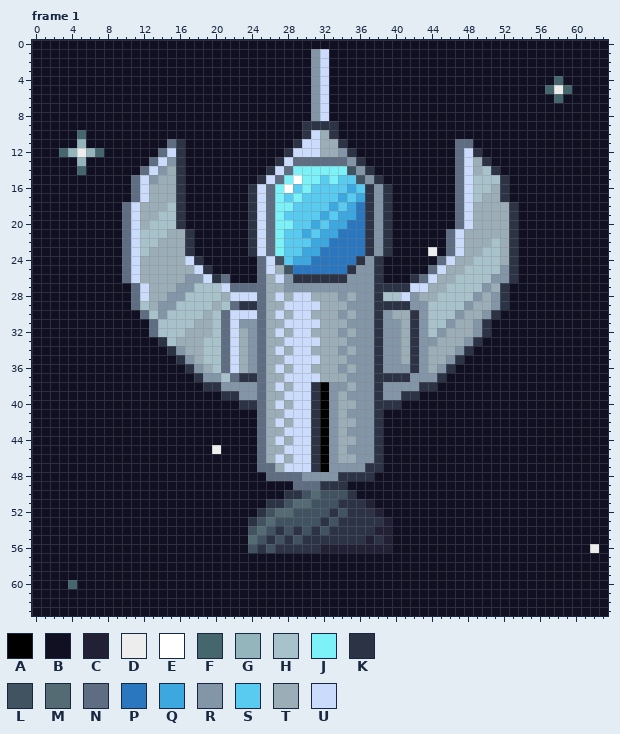
Edited in one commit: pixel-art file (Assets/Graphics/spaceship.ase). The picture above is the old version.
64x64 pixels, 1 frame. Colours within 5 levels of each other are drawn and written as one. Shown: frame 1. The commit also changed other frames, which this record leaves out.
Visible layers, top first: "body v2", "reactor", "wings", "weapons", "bg".
Palette (. is transparent): A #000000  B #110f22  C #222034  D #ededed  E #ffffff  F #45666d  G #94b5bc  H #a7c2ca  J #7cf1f7  K #2b3345  L #415261  M #546b73  N #5e6d82  P #2a77bf  Q #3da7e0  R #8296a7  S #59caf0  T #9badb7  U #cbdbfc
Pixels before, frame 1 (only the part around the change), first column x 0:
 0 BBBBBBBBBBBBBBBBBBBBBBBBBBBBBBBBBBBBBBBBBBBBBBBBBBBBBBBBBBBBBBBB
 1 BBBBBBBBBBBBBBBBBBBBBBBBBBBBBBBRUBBBBBBBBBBBBBBBBBBBBBBBBBBBBBBB
 2 BBBBBBBBBBBBBBBBBBBBBBBBBBBBBBBRUBBBBBBBBBBBBBBBBBBBBBBBBBBBBBBB
 3 BBBBBBBBBBBBBBBBBBBBBBBBBBBBBBBRUBBBBBBBBBBBBBBBBBBBBBBBBBBBBBBB
 4 BBBBBBBBBBBBBBBBBBBBBBBBBBBBBBBRUBBBBBBBBBBBBBBBBBBBBBBBBBFBBBBB
 5 BBBBBBBBBBBBBBBBBBBBBBBBBBBBBBBRUBBBBBBBBBBBBBBBBBBBBBBBBFDFBBBB
 6 BBBBBBBBBBBBBBBBBBBBBBBBBBBBBBBRUBBBBBBBBBBBBBBBBBBBBBBBBBFBBBBB
 7 BBBBBBBBBBBBBBBBBBBBBBBBBBBBBBBRUBBBBBBBBBBBBBBBBBBBBBBBBBBBBBBB
 8 BBBBBBBBBBBBBBBBBBBBBBBBBBBBBBBRUBBBBBBBBBBBBBBBBBBBBBBBBBBBBBBB
 9 BBBBBBBBBBBBBBBBBBBBBBBBBBBBBBKKKKBBBBBBBBBBBBBBBBBBBBBBBBBBBBBB
10 BBBBBFBBBBBBBBBBBBBBBBBBBBBBBBKUTKBBBBBBBBBBBBBBBBBBBBBBBBBBBBBB
11 BBBBBGBBBBBBBBBNKBBBBBBBBBBBBKUUTTKBBBBBBBBBBBBNNBBBBBBBBBBBBBBB
12 BBBFGDGFBBBBBBNUKBBBBBBBBBBBKUUUTTRKBBBBBBBBBBBNUKBBBBBBBBBBBBBB
13 BBBBBGBBBBBBBNURKBBBBBBBBBBKUNNNNNNRKBBBBBBBBBBNUTKBBBBBBBBBBBBB
14 BBBBBFBBBBBBNURTKBBBBBBBBBKUNJJJJJJLRKBBBBBBBBBNUTHKBBBBBBBBBBBB
15 BBBBBBBBBBBNURTTKBBBBBBBBKUNJEJJSJSSLRKBBBBBBBBNUHHHKBBBBBBBBBBB
16 BBBBBBBBBBBNUTTTKBBBBBBBKUNJESJSSSSQSKRKBBBBBBBNUHHTKBBBBBBBBBBB
17 BBBBBBBBBBBNUTTTKBBBBBBBKUNJSJSSSSQSQKRKBBBBBBBNUHTTKBBBBBBBBBBB
18 BBBBBBBBBBNUTTTHKBBBBBBBKUNJJSSSSQSQPKRKBBBBBBBNUTTTTKBBBBBBBBBB
19 BBBBBBBBBBNUTTHHKBBBBBBBKUNJSSSSQSQQPKRKBBBBBBBNUTTTTKBBBBBBBBBB
20 BBBBBBBBBBNUTHHHKBBBBBBBKUNJJSSQSQQPPKRKBBBBBBBNUTTTTKBBBBBBBBBB
21 BBBBBBBBBBNUHHHTTKBBBBBBKUNJSSQSQQPPPKRKBBBBBBNUTTTTTKBBBBBBBBBB
22 BBBBBBBBBBNUHHTTTKBBBBBBKUNJSSSQQPPPPKRKBBBBBBNUTTTHTKBBBBBBBBBB
23 BBBBBBBBBBNUHTTTTKBBBBBBKUNJSSQQPPPPPKRKBBBBDBNUTTHHTKBBBBBBBBBB
24 BBBBBBBBBBNUTTTTTUKBBBBBBNULSQQPPPPPKRKBBBBBBNUTTHHHTKBBBBBBBBBB
25 BBBBBBBBBBNUTTTTTTUKBBBBBNUTLPPPPPPKRRKBBBBBNUTTHHHHRKBBBBBBBBBB
26 BBBBBBBBBBNUTTTTTRRUKNBBBNTURKKKKKKRRRKBBBKNUTTHHHHRRKBBBBBBBBBB
27 BBBBBBBBBBBNUTTTRRHHHUNNNNTTRRRRRRRRRRKKKKUUTTHHHHRTKBBBBBBBBBBB
28 BBBBBBBBBBBNUTTRRHHHHTUUUNTUTUUTTTRTRRKHHURTTHHHHRTRKBBBBBBBBBBB
29 BBBBBBBBBBBNHTRRHHHHTHNKKNTTUUUUTTTRRRKKKKRRHHHHRTTRKBBBBBBBBBBB
30 BBBBBBBBBBBBNHRHHHHTHNUUUNTUTUUTTTRTRRKRTTKRHHHRTTRKBBBBBBBBBBBB
31 BBBBBBBBBBBBBNHHHHTTHNURRNTTUUUUTTTRRRKRRTKRHHRTTRKBBBBBBBBBBBBB
32 BBBBBBBBBBBBBNHHHTTTHNUTRNTUTUUTTTRTRRKRRTKRHRTTTRKBBBBBBBBBBBBB
33 BBBBBBBBBBBBBBKHTTTHHNUTRNTTUUUUTTTRRRKRRTKRRTTTRKBBBBBBBBBBBBBB
34 BBBBBBBBBBBBBBBKRTTHHNUTRNTUTUUTTTRTRRKRRTKRTTTRKBBBBBBBBBBBBBBB
35 BBBBBBBBBBBBBBBBKRTHHNUTRNTTUUUUTTTRRRKRRTKRTTRKBBBBBBBBBBBBBBBB
36 BBBBBBBBBBBBBBBBBKRTHNUTRNTUTUUTTTRTRRKRRRKRTRKBBBBBBBBBBBBBBBBB
37 BBBBBBBBBBBBBBBBBBKRRHNKKNTTUUUUTTTRRRKKKKRRRKBBBBBBBBBBBBBBBBBB
38 BBBBBBBBBBBBBBBBBBBKKRRRRNTUTUUKARRTRRKRRRRKKBBBBBBBBBBBBBBBBBBB
39 BBBBBBBBBBBBBBBBBBBBBKKRRNTTUUUKARTRRRKRRKKBBBBBBBBBBBBBBBBBBBBB
40 BBBBBBBBBBBBBBBBBBBBBBBKKNTUTUUKARTTRRKKKBBBBBBBBBBBBBBBBBBBBBBB
41 BBBBBBBBBBBBBBBBBBBBBBBBBNTTUUUKARTRRRKBBBBBBBBBBBBBBBBBBBBBBBBB
42 BBBBBBBBBBBBBBBBBBBBBBBBBNTUTUUKARTTRRKBBBBBBBBBBBBBBBBBBBBBBBBB
43 BBBBBBBBBBBBBBBBBBBBBBBBBNTTUUUKARTRRRKBBBBBBBBBBBBBBBBBBBBBBBBB
44 BBBBBBBBBBBBBBBBBBBBBBBBBNTUTUUKARTTRRKBBBBBBBBBBBBBBBBBBBBBBBBB
45 BBBBBBBBBBBBBBBBBBBBDBBBBNTTUUUKARTRRRKBBBBBBBBBBBBBBBBBBBBBBBBB
46 BBBBBBBBBBBBBBBBBBBBBBBBBNTUTUUKARTTRRKBBBBBBBBBBBBBBBBBBBBBBBBB
47 BBBBBBBBBBBBBBBBBBBBBBBBBNNTUUUKARRRRKKBBBBBBBBBBBBBBBBBBBBBBBBB
48 BBBBBBBBBBBBBBBBBBBBBBBBBBNNNNRRRRKKKKBBBBBBBBBBBBBBBBBBBBBBBBBB
49 BBBBBBBBBBBBBBBBBBBBBBBBBBBBBNNNKKKBBBBBBBBBBBBBBBBBBBBBBBBBBBBB
50 BBBBBBBBBBBBBBBBBBBBBBBBBBBBKKLMLLLKBBBBBBBBBBBBBBBBBBBBBBBBBBBB
51 BBBBBBBBBBBBBBBBBBBBBBBBBBKKLMMLLLKKKCBBBBBBBBBBBBBBBBBBBBBBBBBB
52 BBBBBBBBBBBBBBBBBBBBBBBBBKLMMLLLLKLKKKCBBBBBBBBBBBBBBBBBBBBBBBBB
53 BBBBBBBBBBBBBBBBBBBBBBBBKLMLLLLLKLKKKKKCBBBBBBBBBBBBBBBBBBBBBBBB
54 BBBBBBBBBBBBBBBBBBBBBBBBLMLKLKLKLKKKKKCCBBBBBBBBBBBBBBBBBBBBBBBB
55 BBBBBBBBBBBBBBBBBBBBBBBBMLKLKLKKKKKKKCKCBBBBBBBBBBBBBBBBBBBBBBBB
56 BBBBBBBBBBBBBBBBBBBBBBBBLKLKKKKKCCCCCCCCBBBBBBBBBBBBBBBBBBBBBBDB
57 BBBBBBBBBBBBBBBBBBBBBBBBBBBBBBBBBBBBBBBBBBBBBBBBBBBBBBBBBBBBBBBB
58 BBBBBBBBBBBBBBBBBBBBBBBBBBBBBBBBBBBBBBBBBBBBBBBBBBBBBBBBBBBBBBBB
59 BBBBBBBBBBBBBBBBBBBBBBBBBBBBBBBBBBBBBBBBBBBBBBBBBBBBBBBBBBBBBBBB
60 BBBBFBBBBBBBBBBBBBBBBBBBBBBBBBBBBBBBBBBBBBBBBBBBBBBBBBBBBBBBBBBB
61 BBBBBBBBBBBBBBBBBBBBBBBBBBBBBBBBBBBBBBBBBBBBBBBBBBBBBBBBBBBBBBBB
62 BBBBBBBBBBBBBBBBBBBBBBBBBBBBBBBBBBBBBBBBBBBBBBBBBBBBBBBBBBBBBBBB
63 BBBBBBBBBBBBBBBBBBBBBBBBBBBBBBBBBBBBBBBBBBBBBBBBBBBBBBBBBBBBBBBB
After:
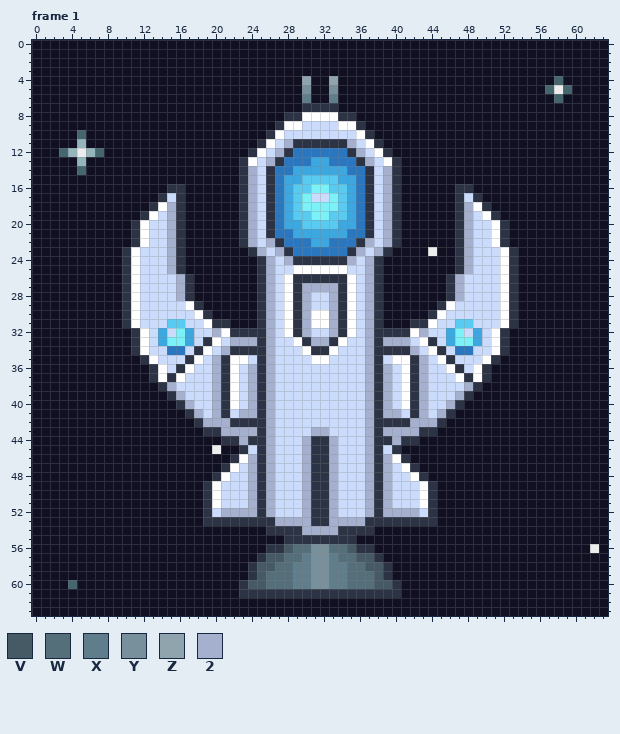
Colours new in this view: V #455a64  W #546e7a  X #607d8b  Y #78909c  Z #90a4ae  2 #a5b0cf
The edit:
layer "ship v3/weapons" added
layer "ship v3/wings" added
layer "ship v3/reactor" added
layer "ship v3/body v2" added
layer "weapons" removed
layer "wings" removed
layer "reactor" removed
layer "body v2" removed
Changed rows in their new state; - is an unchanged pixel.
Frame 1:
first column x 10:
 1 ---------------------BB---------------------
 2 ---------------------BB---------------------
 3 ---------------------BB---------------------
 4 --------------------ZBBZ--------------------
 5 --------------------YBBY--------------------
 6 --------------------XBBX--------------------
 7 --------------------KKKK--------------------
 8 ------------------KKEEEEKK------------------
 9 -----------------KEEUUUUEEK-----------------
10 ----------------KEUUU-UUUUEK----------------
11 -----BB--------KEU2-KKKK-2UEK--------BB-----
12 ----BBB-------KEU2-PPPPPP-2UEK-------BBB----
13 ---BBBB------KEU2-PPPQQPPP-2UEK------BBBB---
14 --BBBBB------K2U-PPQQQQQQPP-U2K------BBBBB--
15 -BBBBBB------K2UKPQQSS-SQQPKU2K------BBBBBB-
16 -BBBBK-------K2-KPQ-SJJ---P-U2K------KKBBBB-
17 -BBBKU-------K2-KPQSJUUJSQP-U2K------K-KBBB-
18 BBBKE2-------K2-KPQ-JJJJ----U2K------K2EKBBB
19 BBKEU2-------K2-KPQ--JJ-S---U2K------K2UEKBB
20 BKEUU2-------K2-KPQQ-S-S-Q--U2K------K2UUEKB
21 BKEUU2KB-----K2-KPPQ-Q--Q---U2K-----BK2UUEKB
22 BKEUU2KB-----K2-2KPPP-----K2U2K-----BK2UUEKB
23 KEUUU2KB-------2U2KPPP---K2U2-------BK2UUUE-
24 KEUUU2KBB------K2U2KKKKKK2U2-------BBK2UUUE-
25 KEUUU2KBBB-----K2UUEEEEEEUU2------BBBK2UUUE-
26 KEUUUU2KBBBB---K2-E------EU2----BBBBK2UUUUE-
27 KE-UUU2KBBBBBBBK2UEK2222KEU2-BBBBBBBK2UUUUEK
28 KE-UUU2KBBBBBBBK2-EK2UU2KEU2-BBBBBBBK2UUUUEK
29 KEUUUUUEKBBBBBBK2UEK2-U2KEU2-BBBBBBKEUUUUUEK
30 KEUUUUUUEKBBBBBK2-EK2EE2KEU2-BBBBBKEUUUUUUEK
31 KEUUUSSUUEKKBBBK2UEK2EE2KEU2-BBB-KEUUSSUUUEK
32 -KEUQUJQUU2EKKKK2-EK2UU2KEU2-KKKE2UUQJUQUEK-
33 -KEUQJJQUKEU222K2U-EK22KEUU2-222UEKUQJJQUEK-
34 -KEUUPPUKEU2KKKK2-U-EKKEUUU2-KKK2UEKUPPUUEK-
35 --KEUUUKEU2KEEUK2U---EEUUUU2-UEE-2UEKUUUEK--
36 ---KEUKEUU2KEU2K2-U--UUUUUU2-2UE-2UUEKUEK---
37 ---KEKEUUU2KEU2K2U----UUUUU2-2UEK2UUUEKEK---
38 ----K2UUUU2KEU2K2-U--UUUUUU2-2UEK2UUUU2K----
39 -----K2UUU2-EU2K2U---UUUUUU2-2UE-2UUU2K-----
40 ------K2UU2KEU2K2-U--UUUUUU2-2UEK2UU2K------
41 -------K2U2KU22K2U---UUUUUU2-22UK2U2K-------
42 --------K222KKKK2-U--UUUUUU2-KKK222K--------
43 ---------KK2222K2U---22UUUU2-2222KK---------
44 -----------KK2KK2-U-2-K2UUU2-K2KK-----------
45 -------------KUK2U--2-K2UUU2-UK-------------
46 ------------KE2K2-U-2-K2UUU2-2EK------------
47 -----------KEU2K2U--2-K2UUU2-2UEK-----------
48 ----------KEUU2K2UUU2KK2UUU2K2UUEK----------
49 ---------KEUUU2K2UUU2K-2UUU2K2UUUEK---------
50 ---------KEUUU2K2UUU2KK2UUU2K2UUUEK---------
51 ---------KEUUU2K2UUU2KK2UUU2K2UUUEK---------
52 ---------KU2222-2UUU2KK2UUU2K2222UK---------
53 ---------KKKKK-KK2222K-2222--KKKKKK---------
54 --------------BBK-K-2222----BB--------------
55 --------------BBBB-K------BBBB--------------
56 --------------BBK-VWWYYWWVKKBB--------------
57 ---------------KVVWWXYYXWWVVK---------------
58 --------------KVVWWXXYYXXWWVVK--------------
59 --------------KVWWWXXYYXXWWWVK--------------
60 -------------KVVWWWXXYYXXWWWVVK-------------
61 -------------KKKKKKKKKKKKKKKKKK-------------
